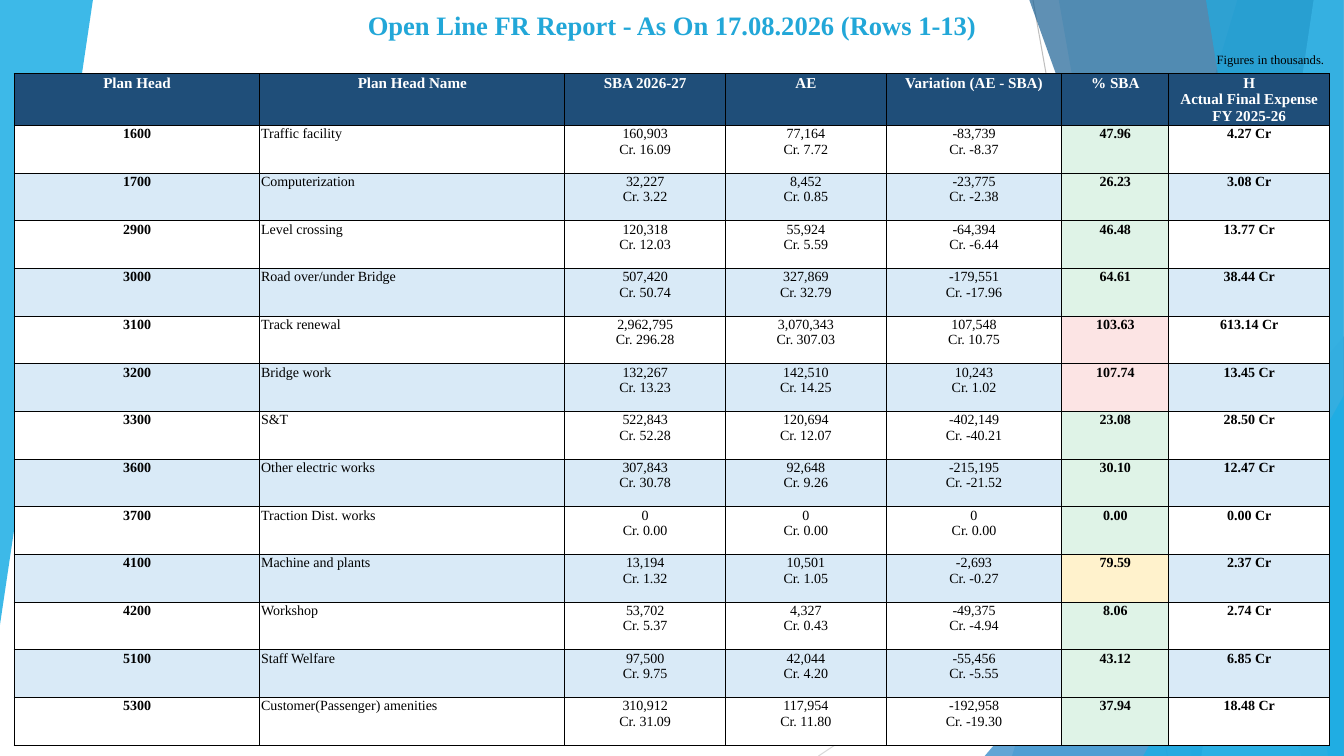
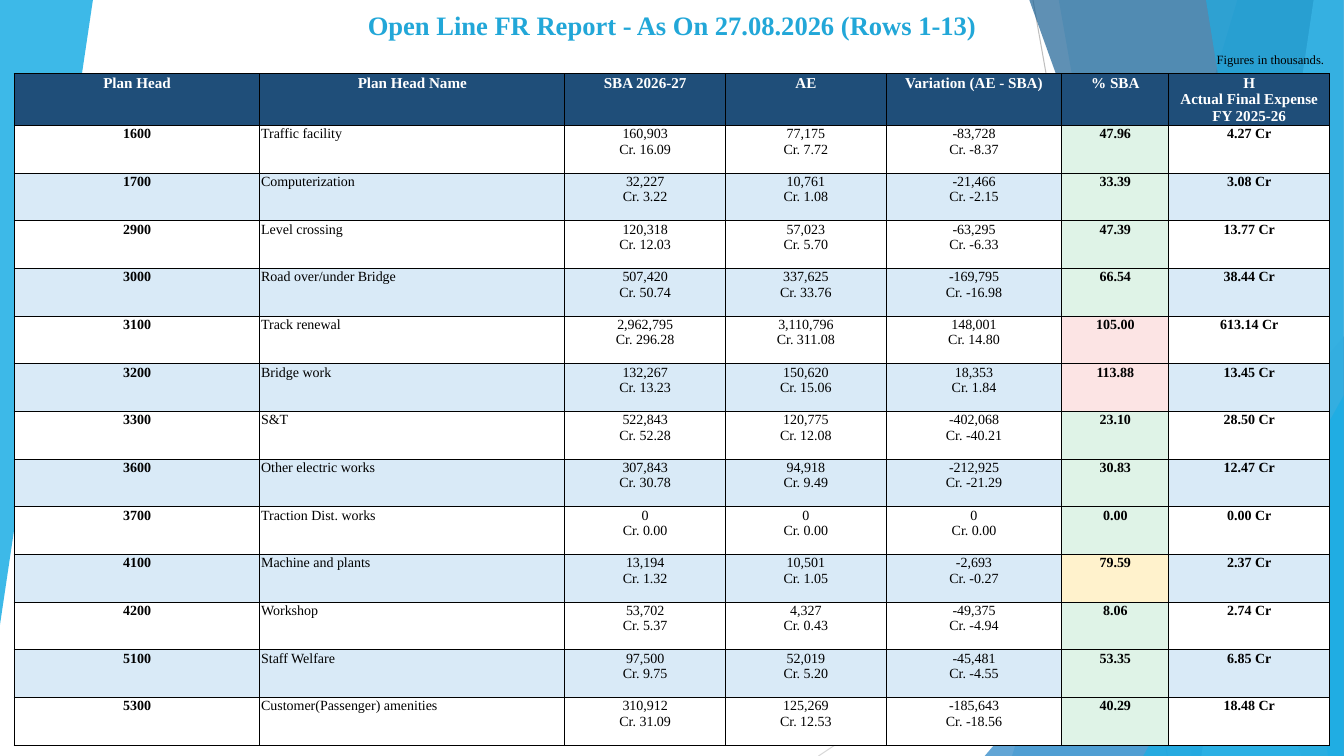
Before and after one commit to girishtiwari007/MB-BUDGET, a slide deck: slide 5 of exports/Moradabad_Division_DRM_Budget_FR_Analysis.pptx. Drawn at 1344x756 pixels with LibreOffice and Linux fonts; fonts in the diff are those of the drawing. Boxes give left, top, right and bottom in pixels: in the first picture for what was removed or moved away, otherwise in the second. Text is boxed around its words. In the diff, an @@ line names an element or a change of style, - is before the commit and + after.

```diff
--- a/exports/Moradabad_Division_DRM_Budget_FR_Analysis.pptx
+++ b/exports/Moradabad_Division_DRM_Budget_FR_Analysis.pptx
@@ text at box(368, 16, 975, 41): text changed @@
-Open Line FR Report - As On 17.08.2026 (Rows 1-13)
+Open Line FR Report - As On 27.08.2026 (Rows 1-13)
@@ table at box(14, 74, 1329, 742) @@
-row 2, column 4: 77,164 Cr. 7.72
+row 2, column 4: 77,175 Cr. 7.72
-row 2, column 5: -83,739 Cr. -8.37
+row 2, column 5: -83,728 Cr. -8.37
-row 3: 1700 | Computerization | 32,227 Cr. 3.22 | 8,452 Cr. 0.85 | -23,775 Cr. -2.38 | 26.23 | 3.08 Cr
+row 3: 1700 | Computerization | 32,227 Cr. 3.22 | 10,761 Cr. 1.08 | -21,466 Cr. -2.15 | 33.39 | 3.08 Cr
-row 4: 2900 | Level crossing | 120,318 Cr. 12.03 | 55,924 Cr. 5.59 | -64,394 Cr. -6.44 | 46.48 | 13.77 Cr
+row 4: 2900 | Level crossing | 120,318 Cr. 12.03 | 57,023 Cr. 5.70 | -63,295 Cr. -6.33 | 47.39 | 13.77 Cr
-row 5: 3000 | Road over/under Bridge | 507,420 Cr. 50.74 | 327,869 Cr. 32.79 | -179,551 Cr. -17.96 | 64.61 | 38.44 Cr
+row 5: 3000 | Road over/under Bridge | 507,420 Cr. 50.74 | 337,625 Cr. 33.76 | -169,795 Cr. -16.98 | 66.54 | 38.44 Cr
-row 6: 3100 | Track renewal | 2,962,795 Cr. 296.28 | 3,070,343 Cr. 307.03 | 107,548 Cr. 10.75 | 103.63 | 613.14 Cr
+row 6: 3100 | Track renewal | 2,962,795 Cr. 296.28 | 3,110,796 Cr. 311.08 | 148,001 Cr. 14.80 | 105.00 | 613.14 Cr
-row 7: 3200 | Bridge work | 132,267 Cr. 13.23 | 142,510 Cr. 14.25 | 10,243 Cr. 1.02 | 107.74 | 13.45 Cr
+row 7: 3200 | Bridge work | 132,267 Cr. 13.23 | 150,620 Cr. 15.06 | 18,353 Cr. 1.84 | 113.88 | 13.45 Cr
-row 8: 3300 | S&T | 522,843 Cr. 52.28 | 120,694 Cr. 12.07 | -402,149 Cr. -40.21 | 23.08 | 28.50 Cr
+row 8: 3300 | S&T | 522,843 Cr. 52.28 | 120,775 Cr. 12.08 | -402,068 Cr. -40.21 | 23.10 | 28.50 Cr
-row 9: 3600 | Other electric works | 307,843 Cr. 30.78 | 92,648 Cr. 9.26 | -215,195 Cr. -21.52 | 30.10 | 12.47 Cr
+row 9: 3600 | Other electric works | 307,843 Cr. 30.78 | 94,918 Cr. 9.49 | -212,925 Cr. -21.29 | 30.83 | 12.47 Cr
-row 13: 5100 | Staff Welfare | 97,500 Cr. 9.75 | 42,044 Cr. 4.20 | -55,456 Cr. -5.55 | 43.12 | 6.85 Cr
+row 13: 5100 | Staff Welfare | 97,500 Cr. 9.75 | 52,019 Cr. 5.20 | -45,481 Cr. -4.55 | 53.35 | 6.85 Cr
-row 14: 5300 | Customer(Passenger) amenities | 310,912 Cr. 31.09 | 117,954 Cr. 11.80 | -192,958 Cr. -19.30 | 37.94 | 18.48 Cr
+row 14: 5300 | Customer(Passenger) amenities | 310,912 Cr. 31.09 | 125,269 Cr. 12.53 | -185,643 Cr. -18.56 | 40.29 | 18.48 Cr
```
Also in this commit, not shown: 2 other slides changed, 16 other files.
